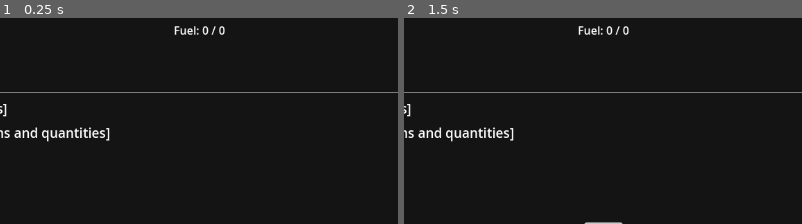
Above: before the commit, frames 1-2 (left to right).
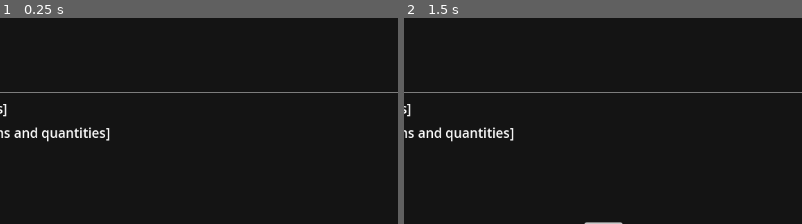
Above: after the commit, the same moments.

Repository: OoriData/DF_Godot
Game: Godot game, scene res://Scenes/ConvoyMenu.tscn
Same seed, same stepped clock (60 frames per second), same inputs: the game is played once before the commit and once after it. This scene is started directly instead of the project's main scene.
Inputs (mouse positions are % of the whole screen's width and height, from its top left):
- Up to frame 1 (0.25 s): no input
- Up to frame 2 (1.5 s): tap Enter at 0.5 s; move the mouse to (72, 40) at 0.52 s; click (72, 40) at 0.67 s; click "Back" at 1.25 s
The pictures show only the part of the screen within x 25-75%, y 42-92%; the shares and areas given below are measured in that part.

The runs differ from the first frame. In frame 1, 0.3% of the frame differs, in the area x 43-57%, y 3-9%; in frame 2, 0.3%.

Commit message:
ETA and Destination info formating

Diff:
--- a/Scenes/ConvoyMenu.tscn
+++ b/Scenes/ConvoyMenu.tscn
@@ -209,14 +209,3 @@
 layout_mode = 2
 size_flags_horizontal = 4
 text = "Back"
-
-[node name="MainVBox_ScrollContainer_ContentVBox_FuelBox#FuelTextLabel" type="Label" parent="."]
-layout_mode = 1
-anchors_preset = 15
-anchor_right = 1.0
-anchor_bottom = 1.0
-grow_horizontal = 2
-grow_vertical = 2
-text = "Fuel: 0 / 0"
-horizontal_alignment = 1
-vertical_alignment = 1
--- a/Scripts/GameDataManager.gd
+++ b/Scripts/GameDataManager.gd
@@ -243,3 +243,49 @@
 		api_calls_node.get_all_in_transit_convoys()
 	else:
 		printerr("GameDataManager: Cannot request convoy data refresh. APICallsInstance is invalid or missing 'fetch_convoy_data' method.")
+
+
+func get_all_settlements_data() -> Array:
+	"""Returns the cached list of all settlement data."""
+	return all_settlement_data
+
+
+func get_settlement_name_from_coords(target_x: int, target_y: int) -> String:
+	"""
+	Finds a settlement name from the loaded map_tiles data using direct x, y coordinates.
+	Assumes map_tiles is structured as map_tiles[y_coord][x_coord].
+	"""
+	if map_tiles.is_empty():
+		printerr("GameDataManager (get_settlement_name_from_coords): Map data not loaded or empty.")
+		return "N/A (Map Data Missing)"
+
+	if target_y >= 0 and target_y < map_tiles.size():
+		var row_array: Array = map_tiles[target_y]
+		if target_x >= 0 and target_x < row_array.size():
+			var tile_data: Dictionary = row_array[target_x]
+
+			# Optional: Verify that the tile's own x,y match the target coordinates
+			# For this direct lookup, it's less critical if the foo.json is consistent.
+			# if tile_data.get("x") != target_x or tile_data.get("y") != target_y:
+			# 	printerr("GameDataManager: Tile coordinate mismatch at index. Expected: ", target_x, ",", target_y, " Got: ", tile_data.get("x"), ",", tile_data.get("y"))
+
+			var settlements_array: Array = tile_data.get("settlements", [])
+			if not settlements_array.is_empty():
+				# Assuming we take the first settlement if multiple exist at the same tile
+				var first_settlement: Dictionary = settlements_array[0]
+				if first_settlement.has("name"):
+					return first_settlement.get("name")
+				else:
+					printerr("GameDataManager: Settlement at (", target_x, ",", target_y, ") has no 'name' key.")
+					return "N/A (Settlement Name Missing)"
+			else:
+				# No settlements at these coordinates
+				return "N/A (No Settlements at Coords)"
+		else:
+			# printerr("GameDataManager: Target X coordinate (", target_x, ") out of bounds for row ", target_y, ".") # Can be noisy
+			return "N/A (X Out of Bounds)"
+	else:
+		# printerr("GameDataManager: Target Y coordinate (", target_y, ") out of bounds.") # Can be noisy
+		return "N/A (Y Out of Bounds)"
+
+	return "N/A (Not Found)" # General fallback
--- a/Scripts/convoy_menu.gd
+++ b/Scripts/convoy_menu.gd
@@ -128,23 +128,162 @@
 			_set_progressbar_style(cargo_weight_bar, used_weight, total_weight)
 
 		# --- Populate Journey Details ---
+		# Assuming journey_data contains "destination_name", "progress", "length", and "eta" (as a timestamp)
 		var journey_data: Dictionary = convoy_data_received.get("journey", {})
 		if is_instance_valid(journey_dest_label):
-			journey_dest_label.text = "Destination: (%.1f, %.1f)" % [journey_data.get("dest_x", 0.0), journey_data.get("dest_y", 0.0)]
+			var dest_text: String = "Destination: N/A"
+			if not journey_data.is_empty():
+				# Assuming journey_data contains destination coordinates, e.g., 'dest_coord_x', 'dest_coord_y'
+				# Adjust these keys if your data structure is different.
+				var dest_coord_x_val # Can be float or int
+				var dest_coord_y_val # Can be float or int
+
+				var direct_x = journey_data.get("dest_coord_x")
+				var direct_y = journey_data.get("dest_coord_y")
+
+				if direct_x != null and direct_y != null:
+					dest_coord_x_val = direct_x
+					dest_coord_y_val = direct_y
+				else:
+					# Fallback: Try to get destination from the end of route_x and route_y arrays
+					var route_x_arr: Array = journey_data.get("route_x", [])
+					var route_y_arr: Array = journey_data.get("route_y", [])
+					if not route_x_arr.is_empty() and not route_y_arr.is_empty():
+						if route_x_arr.size() == route_y_arr.size(): # Ensure arrays are consistent
+							dest_coord_x_val = route_x_arr[-1] # Get last element
+							dest_coord_y_val = route_y_arr[-1] # Get last element
+						else:
+							printerr("ConvoyMenu: route_x and route_y arrays have different sizes.")
+							# dest_coord_x_val and dest_coord_y_val remain null (or unassigned)
+					# If still null here, the next check will handle it.
+
+				if dest_coord_x_val != null and dest_coord_y_val != null:
+					var gdm = get_node_or_null("/root/GameDataManager") # Access the GameDataManager singleton
+					if is_instance_valid(gdm):
+						# Convert/round float coordinates to int for map lookup
+						var dest_x_int: int = roundi(float(dest_coord_x_val)) # Cast to float then round to int
+						var dest_y_int: int = roundi(float(dest_coord_y_val))
+						if gdm.has_method("get_settlement_name_from_coords"):
+							var settlement_name: String = gdm.get_settlement_name_from_coords(dest_x_int, dest_y_int)
+							if settlement_name.begins_with("N/A"): # Check if lookup failed
+								dest_text = "Destination: %s (at %.1f, %.1f)" % [settlement_name, dest_coord_x_val, dest_coord_y_val]
+								printerr("ConvoyMenu: Could not find settlement name for coords: ", dest_x_int, ", ", dest_y_int, ". GDM returned: ", settlement_name)
+							else:
+								dest_text = "Destination: %s" % settlement_name
+						else:
+							dest_text = "Destination: GDM Method Error (at %.1f, %.1f)" % [dest_coord_x_val, dest_coord_y_val]
+							printerr("ConvoyMenu: GameDataManager does not have 'get_settlement_name_from_coords' method.")
+					else:
+						dest_text = "Destination: GDM Node Missing (at %.1f, %.1f)" % [dest_coord_x_val, dest_coord_y_val]
+						printerr("ConvoyMenu: GameDataManager node not found.")
+				else:
+					dest_text = "Destination: No coordinates"
+			journey_dest_label.text = dest_text
+
 		if is_instance_valid(journey_progress_label):
-			journey_progress_label.text = "Progress: %.1f / %.1f" % [journey_data.get("progress", 0.0), journey_data.get("length", 0.0)]
+			var progress = journey_data.get("progress", 0.0)
+			var length = journey_data.get("length", 0.0)
+			var progress_percentage = 0.0
+			if length > 0:
+				progress_percentage = (progress / length) * 100.0
+			# Display progress as a percentage
+			journey_progress_label.text = "Progress: %.1f%%" % progress_percentage
+
 		if is_instance_valid(journey_eta_label):
-			# Basic ETA display, you'll want to format this nicely later
-			journey_eta_label.text = "ETA: %s" % journey_data.get("eta", "N/A")
+			# Format ETA timestamp into a readable date/time string
+			var eta_value = journey_data.get("eta") # Get raw value. Can be String, int, float, or null.
+			var eta_display_text = "ETA: N/A" # Default text if ETA is invalid or missing
+
+			if eta_value != null:
+				var eta_timestamp_int: int = -1
+
+				if eta_value is String:
+					# Try to parse as ISO 8601 string first
+					eta_timestamp_int = Time.get_unix_time_from_datetime_string(eta_value)
+					if eta_timestamp_int == -1: # Time.INVALID_DATETIME_STRING or other error
+						# Fallback: check if it's a string representation of a Unix timestamp
+						if eta_value.is_valid_int():
+							eta_timestamp_int = eta_value.to_int()
+						else:
+							printerr("ConvoyMenu: ETA value ('%s') is a string but not a valid integer or recognized datetime format." % eta_value)
+				elif eta_value is float: # JSON numbers can sometimes be parsed as float
+					eta_timestamp_int = int(eta_value)
+				elif eta_value is int:
+					eta_timestamp_int = eta_value
+				if eta_timestamp_int >= 0: # Valid Unix timestamps are typically non-negative
+					# --- Workaround for timezone issue ---
+					# Calculate the system's current timezone offset from UTC in seconds.
+					var current_sys_utc_ts: int = Time.get_unix_time_from_system()
+					# Get current local time components as the OS sees them.
+					var current_sys_local_dict: Dictionary = Time.get_datetime_dict_from_system(false)
+					# Convert these local components to a Unix timestamp *as if they were UTC*
+					# The 'true' argument tells the function to interpret current_sys_local_dict's values as UTC.
+					var current_sys_local_interpreted_as_utc_ts: int = Time.get_unix_time_from_datetime_dict(current_sys_local_dict)
+					# The offset is the difference between actual UTC and local time (when its numbers are treated as UTC).
+					var timezone_offset_seconds: int = current_sys_utc_ts - current_sys_local_interpreted_as_utc_ts
+
+					# Adjust the ETA's UTC timestamp to a new timestamp that represents the local time.
+					var eta_timestamp_for_local_display: int = eta_timestamp_int - timezone_offset_seconds
+
+					# Get datetime components from this adjusted timestamp.
+					# Pass 'true' to interpret eta_timestamp_for_local_display as a UTC timestamp to extract its (now local) numbers.
+					var datetime_dict: Dictionary = Time.get_datetime_dict_from_unix_time(eta_timestamp_for_local_display)
+					var month_names = ["Jan", "Feb", "Mar", "Apr", "May", "Jun", "Jul", "Aug", "Sep", "Oct", "Nov", "Dec"]
+					var month_str = "Unk"
+					if datetime_dict.month >= 1 and datetime_dict.month <= 12:
+						month_str = month_names[datetime_dict.month - 1]
+
+					var day_val = datetime_dict.day
+					var hour_val = datetime_dict.hour
+					var minute_val = datetime_dict.minute
+
+					var am_pm_str = "AM"
+					if hour_val >= 12:
+						am_pm_str = "PM"
+					if hour_val > 12:
+						hour_val -= 12
+					elif hour_val == 0: # Midnight case
+						hour_val = 12
+					eta_display_text = "ETA: %s %s, %d:%02d %s" % [month_str, day_val, hour_val, minute_val, am_pm_str]
+					journey_eta_label.text = eta_display_text
+
+					# Calculate time remaining using the original UTC ETA and current system UTC time
+					var current_timestamp = current_sys_utc_ts # Reuse current system UTC timestamp
+					var time_remaining_seconds = eta_timestamp_int - current_timestamp
+
+					if time_remaining_seconds > 0:
+						var days_remaining = floor(time_remaining_seconds / (24.0 * 3600.0))
+						var hours_remaining = floor(fmod(time_remaining_seconds, (24.0 * 3600.0)) / 3600.0)
+						var minutes_remaining = floor(fmod(time_remaining_seconds, 3600.0) / 60.0)
+
+						var time_remaining_str_parts = []
+						if days_remaining > 0:
+							time_remaining_str_parts.append("%dd" % days_remaining)
+						if hours_remaining > 0:
+							time_remaining_str_parts.append("%dh" % hours_remaining)
+						if minutes_remaining > 0 or (days_remaining == 0 and hours_remaining == 0): # Show minutes if it's the smallest unit or only unit
+							time_remaining_str_parts.append("%dm" % minutes_remaining)
+
+						eta_display_text += " (%s remaining)" % " ".join(time_remaining_str_parts)
+					elif time_remaining_seconds <= 0 and time_remaining_seconds > -300: # Consider "Now" if within last 5 mins
+						eta_display_text += " (Now)"
+					else: # ETA has passed
+						eta_display_text += " (Arrived)"
+			journey_eta_label.text = eta_display_text
 
 		# --- Populate Vehicle Manifest (Simplified) ---
 		if is_instance_valid(vehicles_label):
 			var vehicle_list: Array = convoy_data_received.get("vehicle_details_list", [])
-			var vehicle_names: Array = []
+			var vehicle_display_strings: Array = []
 			for vehicle_detail in vehicle_list:
 				if vehicle_detail is Dictionary:
-					vehicle_names.append(vehicle_detail.get("name", "Unknown Vehicle"))
-			vehicles_label.text = "Vehicles: " + ", ".join(vehicle_names)
+					var v_name = vehicle_detail.get("name", "Unknown Vehicle")
+					var v_make_model = vehicle_detail.get("make_model", "")
+					if not v_make_model.is_empty():
+						vehicle_display_strings.append("- %s (%s)" % [v_name, v_make_model])
+					else:
+						vehicle_display_strings.append("- %s" % v_name)
+			vehicles_label.text = "Vehicles:\n" + "\n".join(vehicle_display_strings)
 
 		# --- Populate Cargo Details (Simplified) ---
 		if is_instance_valid(all_cargo_label):
--- a/Scripts/main.gd
+++ b/Scripts/main.gd
@@ -1290,9 +1290,8 @@
 # --- Handler for Menu Requests from MapInteractionManager ---
 func _on_mim_convoy_menu_requested(convoy_data: Dictionary):
 	if is_instance_valid(menu_manager_ref):
-		# --- LOG CONVOY OBJECT ---
-		print("Convoy data for menu: ", convoy_data)
-		# -------------------------
+		# Log the convoy data object when a menu is requested
+		print("Main: Requesting convoy menu. Convoy Data: ", convoy_data)
 		# print("Main: MapInteractionManager requested convoy menu for convoy ID: ", convoy_data.get("convoy_id", "N/A")) # DEBUG
 		# print("Main: MapInteractionManager requested convoy menu for convoy ID: ", convoy_data.get("convoy_id", "N/A")) # DEBUG
 		# This existing function already calls the menu manager correctly
